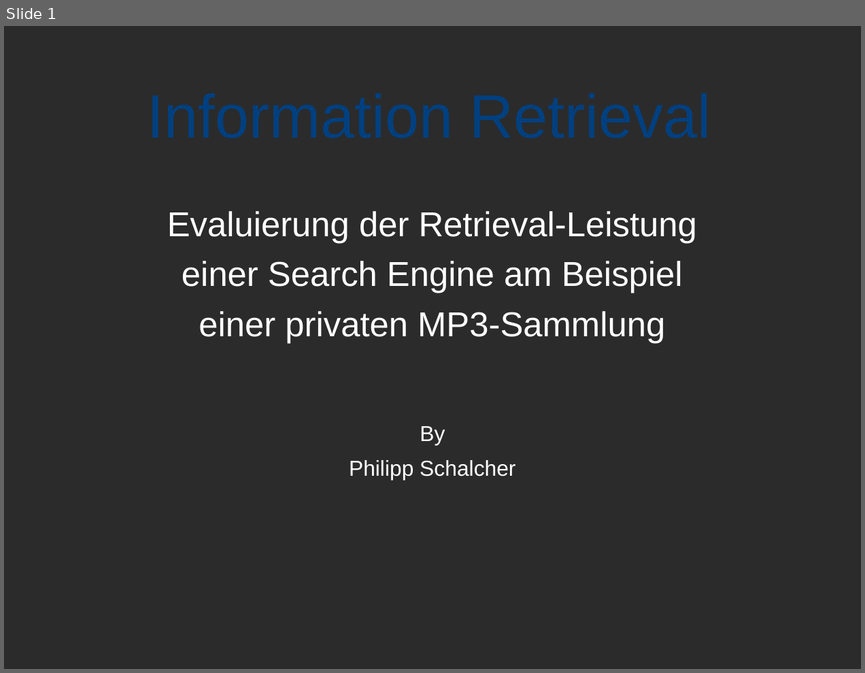
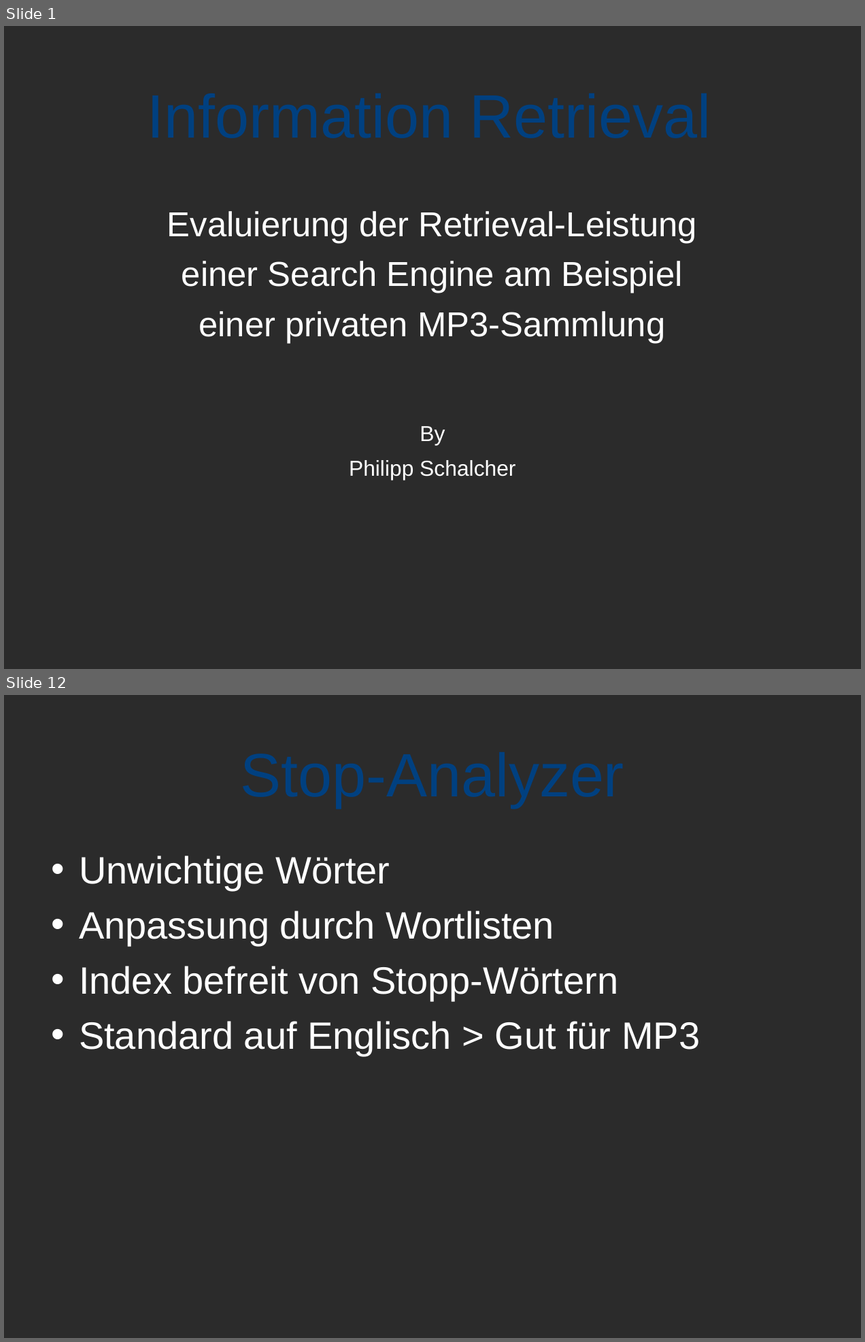
Before and after one commit to spitzbueb/Information_Retrieval, a slide deck: Präsentation/Präsentation.odp. Shown one above the other, each under a label of ours: slide 1 before the commit, slides 1 and 12 after it; the slides between them are not shown. The pictures are 865x673 and 865x1342 pixels, drawn with LibreOffice and Linux fonts; fonts in the diff are those of the drawing; background and template pictures are left out; a plain dark background stands for a picture behind light text. Boxes give left, top, right and bottom in pixels: in the first picture for what was removed or moved away, otherwise in the second. Text is boxed around its words. In the diff, an @@ line names an element or a change of style, - is before the commit and + after.

```diff
--- a/Präsentation/Präsentation.odp
+++ b/Präsentation/Präsentation.odp
@@ slide 12 added at <box>4,695,861,1338</box>, background picture (left out) @@
@@ title added at <box>69,702,797,841</box>, 56.7 pt, text #004080 @@
+Stop-Analyzer
@@ text added at <box>79,855,700,1056</box>, 35.3 pt, text #FFFFFF @@
+• Unwichtige Wörter
+• Anpassung durch Wortlisten
+• Index befreit von Stopp-Wörtern
+• Standard auf Englisch > Gut für MP3
```
Also in this commit, not shown: 1 slide changed, 16 other slides added.
